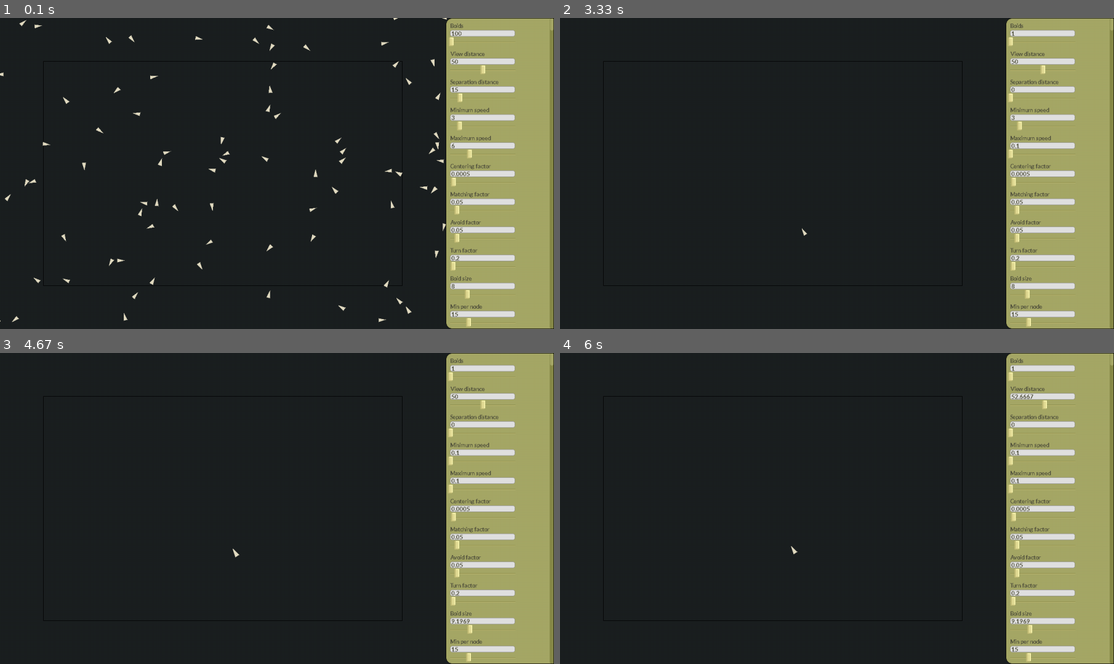
Above: before the commit, frames 1-4 (two rows, left to right).
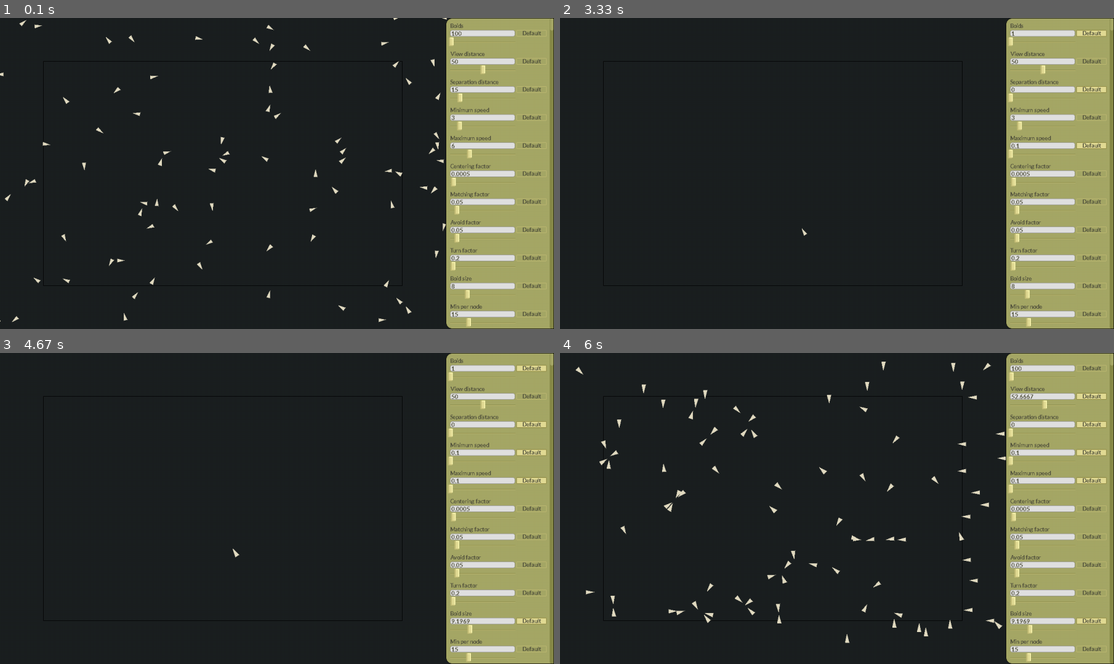
Above: after the commit, the same moments.

Repository: Peter-Vanderhyde/Boid-Simulation
Game: pygame game, started from main.py
Same seed, same stepped clock (60 frames per second), same inputs: the game is played once before the commit and once after it.
Inputs (mouse positions are in pixels of both pictures, inside the frame that each line leads up to):
- Up to frame 1 (0.1 s): no input
- Up to frame 2 (3.33 s): click (1091, 33) at 0.38 s, where only the run after the commit has a clickable "Default"; press the mouse at (1041, 33) at 0.7 s; move the mouse to (958, 67) at 0.8 s; release the mouse at (875, 101) at 0.93 s; tap Enter at 1 s; press the mouse at (1041, 154) at 1.37 s; move the mouse to (892, 111) at 1.47 s; release the mouse at (748, 70) at 1.6 s; press the mouse at (1041, 257) at 1.7 s; move the mouse to (848, 229) at 1.8 s; release the mouse at (654, 204) at 1.93 s; hold Right 2-2.47 s; click (1041, 42) at 2.55 s; press the mouse at (1041, 98) at 2.87 s; move the mouse to (914, 192) at 2.97 s; release the mouse at (792, 288) at 3.1 s; press the mouse at (1041, 42) at 3.2 s; move the mouse to (886, 139) at 3.3 s
- Up to frame 3 (4.67 s): release the mouse at (177, 573) at 3.43 s; press the mouse at (481, 629) at 3.53 s; move the mouse to (476, 567) at 3.63 s; release the mouse at (470, 505) at 3.77 s; press the mouse at (481, 461) at 4.37 s; move the mouse to (299, 483) at 4.47 s; release the mouse at (121, 502) at 4.6 s
- Up to frame 4 (6 s): click (1091, 368) at 4.72 s, where only the run after the commit has a clickable "Default"; press the mouse at (1041, 564) at 5.03 s; move the mouse to (1036, 480) at 5.13 s; release the mouse at (1030, 393) at 5.27 s; press the mouse at (1041, 564) at 5.37 s; move the mouse to (1025, 564) at 5.47 s; release the mouse at (1003, 564) at 5.6 s; press the mouse at (1041, 405) at 5.7 s; move the mouse to (1041, 502) at 5.8 s; release the mouse at (1041, 598) at 5.93 s

The runs differ from the first frame. In frame 1, 0.3% of the frame differs, in the area x 94-98%, y 4-96%; in frame 2, 0.5%; in frame 3, 0.6%; in frame 4, 1.9%, in the area x 2-99%, y 2-96%.

Commit message:
Finished default button

Diff:
--- a/canvas.py
+++ b/canvas.py
@@ -6,7 +6,7 @@
 class Canvas:
     """This class takes care of drawing the window, drawing the boids, and handling window events."""
 
-    def __init__(self, width, height, bg_color, settings):
+    def __init__(self, width, height, bg_color, settings, default_settings):
         self.screen = pygame.display.set_mode((width, height)) # Create window
         self.bg_color = bg_color
         self.width = self.screen.get_width()
@@ -20,6 +20,7 @@
                     (self.width - margin * 2, self.height - margin * 2))
 
         self.settings = settings
+        self.default_settings = default_settings
         self.tree = None
         self.show_circles = False
         self.show_grid = False
@@ -28,7 +29,7 @@
         def check(color):
             return max(color - 30, 0)
 
-        self.sidebar = gui.Sidebar(self.screen, width, margins, self.settings,
+        self.sidebar = gui.Sidebar(self.screen, width, margins, self.settings, self.default_settings,
                                    bg_color=bg_color,
                                    scrollbar_shade=(check(bg_color[0]), check(bg_color[1]), check(bg_color[2])),
                                    text_color=text_color,
--- a/gui.py
+++ b/gui.py
@@ -1,6 +1,6 @@
 import pygame
 from pygame.locals import *
-import math, time
+import math
 from pygame.math import Vector2 as Vector
 
 
@@ -15,7 +15,7 @@
 class Sidebar:
     """This is the entire bar on the side that contains all of the gui elements."""
 
-    def __init__(self, screen, width, margins, settings, bg_color=(100, 100, 100), scrollbar_shade=(150, 150, 150),
+    def __init__(self, screen, width, margins, settings, default_setting, bg_color=(100, 100, 100), scrollbar_shade=(150, 150, 150),
                  text_color=(0, 0, 0), slider_color=(150, 150, 150)):
         self.screen = screen
         self.s_width = screen.get_width()
@@ -24,6 +24,7 @@
         self.rect = pygame.Rect(self.s_width - width, 0, width, self.s_height)
         self.margins = margins # TODO I need to make this responsive
         self.settings = settings
+        self.default_settings = default_setting
         self.bg_color = bg_color
         self.scrollbar_shade_color = scrollbar_shade
         self.text_color = text_color
@@ -65,7 +66,7 @@
         for prop in self.properties:
             bot_of_last_prop += prop.height
 
-        prop = Property(property_name, self.font_name, value, min_value, max_value,
+        prop = Property(property_name, self.settings, self.default_settings, self.font_name, value, min_value, max_value,
                         Vector(self.s_width - self.width + self.margins[0], bot_of_last_prop),
                         text_color=self.text_color, slider_color=self.slider_color,
                         shade_color=self.scrollbar_shade_color)
@@ -144,6 +145,13 @@
                         prop.textbox.highlighted = False
                         self.selected_slider = prop.slider # Selected a slider
                         self.last_slider_pos = mouse_pos
+                    elif get_offset_rect(prop.button.rect, Vector(0, self.scroll_y)).collidepoint(mouse_pos):
+                        button = prop.button
+                        if button.active:
+                            self.settings[prop.name]['value'] = self.default_settings[prop.name]['value']
+                            prop.textbox.set_value(str(self.settings[prop.name]["value"]))
+                            prop.textbox.apply_value(self.settings)
+                            button.active = False
                     else:
                         if prop.textbox.selected:
                             # User clicked outside textbox, so apply the input value
@@ -179,8 +187,10 @@
 class Property:
     """A sidebar element consisting of a title, textbox, and slider."""
 
-    def __init__(self, name, font_name, value, min_value, max_value, top_left, text_color, slider_color, shade_color):
+    def __init__(self, name, settings, default_settings, font_name, value, min_value, max_value, top_left, text_color, slider_color, shade_color):
         self.name = name
+        self.settings = settings
+        self.default_settings = default_settings
         self.font_name = font_name
         self.value = value
         self.min_value = min_value
@@ -192,9 +202,11 @@
         self.title = None
         self.textbox = None
         self.slider = None
+        self.button = None
         self.create_title(top_left)
         self.create_textbox(top_left + Vector(0, self.title.rect.height + 2))
         self.create_slider(top_left + Vector(0, self.title.rect.height + self.textbox.rect.height + 4))
+        self.create_button()
         prop_y_margins = 15 # Spacing between each property
         self.height = prop_y_margins * 2 + self.title.rect.height + self.textbox.rect.height + 4
 
@@ -209,11 +221,64 @@
     def create_slider(self, top_left):
         slider = Slider(self, self.value, self.min_value, self.max_value, 150, 20, top_left, self.slider_color, self.shade_color)
         self.slider = slider
+
+    def create_button(self):
+        x, y = self.textbox.rect.midright
+        button = Button(self, self.font_name, 70, 15, (x + 3, y), self.text_color, self.slider_color, self.get_accents(self.slider_color))
+        self.button = button
+
+    def get_accents(self, color):
+        def reduce(c):
+            return max(c - 100, 0)
+
+        def increase(c):
+            return max(c - 30, 0)
+
+        return [tuple([reduce(c) for c in color]), tuple([increase(c) for c in color])]
+
+    def update_button(self):
+        if self.settings[self.name]['value'] == self.default_settings[self.name]['value']:
+            self.button.active = False
+        else:
+            self.button.active = True
 
     def draw(self, screen, offset_y):
         self.title.draw(screen, Vector(0, offset_y))
         self.textbox.draw(screen, Vector(0, offset_y))
         self.slider.draw(screen, Vector(0, offset_y))
+        self.button.draw(screen, Vector(0, offset_y))
+
+
+class Button:
+    """This is for a button that returns the value back to the default."""
+
+    def __init__(self, parent, font_name, width, height, mid_left, text_color, button_color, button_accents):
+        self.parent = parent
+        self.font_name = font_name
+        self.width = width
+        self.height = height
+        self.mid_left = mid_left
+        self.text_color = text_color
+        self.button_color = button_color
+        self.button_accents = button_accents
+        self.rect = Rect(0, 0, width, height)
+        self.rect.midleft = mid_left
+        self.text = Text(self, "Default", font_name, height, text_color, self.rect.topleft)
+        self.text.rect.center = self.rect.center
+        self.active = False
+
+    def draw(self, screen, offset=Vector(0, 0)):
+        """Draws the button to the screen."""
+
+        new_rect = get_offset_rect(self.rect, offset)
+        if self.active:
+            pygame.draw.rect(screen, self.button_color, new_rect, border_radius=2)
+
+        self.text.draw(screen, offset)
+        if self.active:
+            pygame.draw.rect(screen, self.button_accents[0], new_rect, 1, 2)
+        else:
+            pygame.draw.rect(screen, self.button_accents[1], new_rect, 1, 2)
 
 
 class TextBox:
@@ -254,6 +319,7 @@
             self.set_value(str(setting['value']))
 
         self.parent.slider.set_value(setting['value'])
+        self.parent.update_button()
 
     def check_typing_event(self, event):
         """This will edit the value based on values typed."""
@@ -352,6 +418,7 @@
         setting = settings[self.parent.name]
         setting['value'] = round(self.value, 4)
         self.parent.textbox.set_value(str(setting['value']))
+        self.parent.update_button()
 
     def update_pos(self, pos):
         """Moves the slider to the correct x position and sets the value based on the position."""
--- a/main.py
+++ b/main.py
@@ -7,6 +7,7 @@
 import simulation
 import quad_tree
 import time
+import copy
 pygame.init()
 
 
@@ -73,7 +74,7 @@
     }
 }
 
-default_settings = settings.copy()
+default_settings = copy.deepcopy(settings)
 
 def get_random_direction():
     x, y = 0, 0
@@ -121,7 +122,7 @@
 
     # Setting margin not yet working
     # settings["margin"]["max"] = min(width, height) / 2 - 1
-    canvas = Canvas(width, height, (27, 32, 33), settings) # Handles functions for drawing, and events
+    canvas = Canvas(width, height, (27, 32, 33), settings, default_settings) # Handles functions for drawing, and events
     canvas.create_sidebar(width=250, margins=(10, 10),
                           bg_color=(166, 168, 103),
                           text_color=(81, 81, 61),
